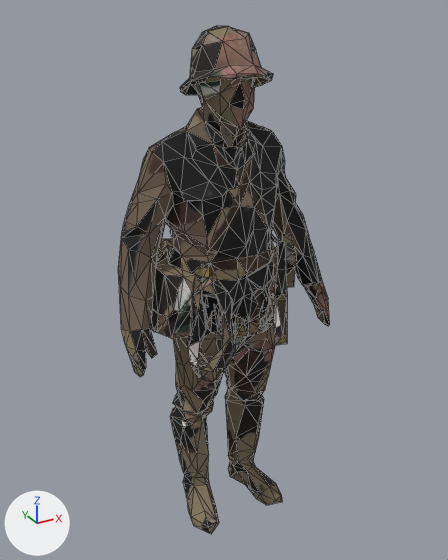
The glTF model models/explorer.glb as it was, and as the next commit left it.
Before and after are seen from a camera (50 mm lens) standing at (-0.967, -1.771, 1.85) and looking at (0.017, 0.018, 0.956). Arrows for +X, +Y and +Z are at lower left; the lights stay in place. The older version comes first. Mesh edges are drawn as thin lines. Vertices at exactly the same position are counted once.

Script lines for the objects in view, before the commit:
```python
me_rewrap_001 = bpy.data.meshes.new('rewrap.001')
me_rewrap_001.from_pydata(...)  # 1000 vertices, 1985 faces; spans x -0.4..0.4, y -0.23..0.23, z 0.0..1.8
# faces by material slot: [1257, 728]
me_rewrap_001.materials.append(mat_baked)  # picture img_colour
me_rewrap_001.materials.append(mat_baked_owner)  # picture img_colour_owner
ob_explorer = bpy.data.objects.new('explorer', me_rewrap_001)
ob_explorer.location = (0.0, 0.0, 0.0)
```
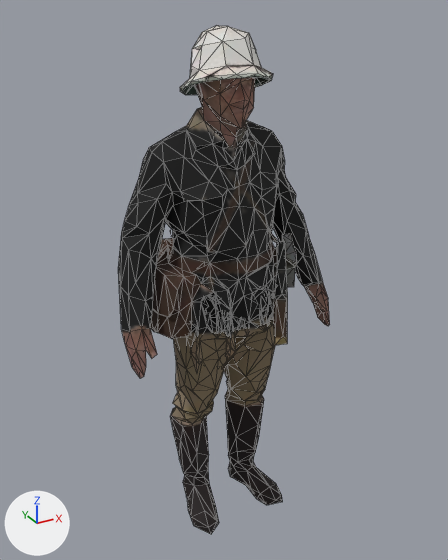
What differs and where, as boxes [x1, y1, x2, y2] in the pictures (448 x 560 px; the box of a moved part takes in the faces that stretch with it):
part 1 of me_rewrap_001, moved or reshaped
    before: [126, 235, 297, 391]
    after: [125, 235, 297, 391]
part 2 of me_rewrap_001, moved or reshaped
    both: [181, 41, 267, 108]
part 3 of me_rewrap_001, surface changed
    both: [118, 26, 330, 534]
part 4 of me_rewrap_001, recoloured
    both: [122, 119, 328, 345]

The change in detail:
me_rewrap_001 is used by ob_explorer; location (0.0, 0.0, 0.0).
me_rewrap_001 had 1000 vertices, 1985 faces and spanned x -0.4..0.4, y -0.23..0.23, z 0.0..1.8.
me_rewrap_001 now has 1003 vertices, 1979 faces and spans x -0.4..0.4, y -0.23..0.23, z 0.0..1.8.
me_rewrap_001 part 1: 12 vertices moved from x -0.36..0.17, y -0.19..-0.1, z 0.74..1.06 to x -0.37..0.17, y -0.18..-0.09, z 0.75..1.06; 83 vertices removed from x -0.38..0.19, y -0.2..-0.06, z 0.67..1.09; 74 vertices added at x -0.38..0.2, y -0.2..-0.05, z 0.67..1.1.
me_rewrap_001 part 2: 1 vertex moved from x -0.05, y -0.14, z 1.7 to x -0.06, y -0.14, z 1.7; 6 vertices removed from x -0.11..-0.02, y -0.18..0.07, z 1.62..1.69; 6 vertices added at x -0.11..-0.03, y -0.18..0.07, z 1.62..1.68.
me_rewrap_001 part 3: 1385 kept faces spanning x -0.4..0.4, y -0.23..0.23, z 0.0..1.8 get new texture (UV) coordinates.
me_rewrap_001 part 4: 191 faces spanning x -0.4..0.4, y -0.23..0.22, z 0.78..1.56 switch from mat_baked (picture img_colour) to mat_baked_owner (picture img_colour_owner).
Other edits to the shape of me_rewrap_001 do not show in these pictures.
